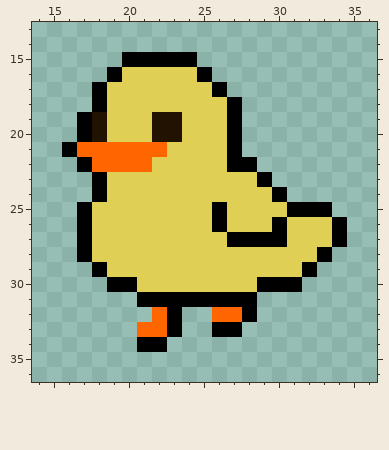
One commit to this pixel-art sprite: data/gfx/waddle_left_1.png. Above: the version before the commit.
The file is 1600x1600 pixels, drawn in blocks of 32x32; one block is one cell here. Shown: x 14..36, y 13..36.
After the commit:
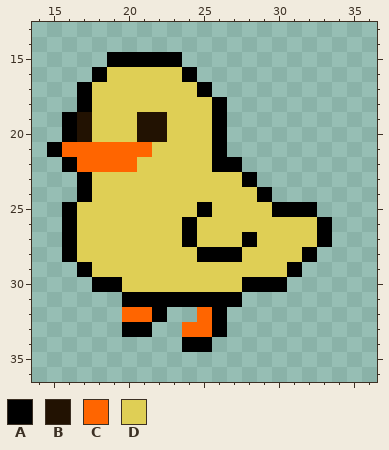
Palette (. is transparent): A #000000  B #221202  C #ff6500  D #dfcf55
The edit:
@@ x 14..36 @@
 14 .......................
-15 ......AAAAA............
-16 .....ADDDDDA...........
-17 ....ADDDDDDDA..........
-18 ....ADDDDDDDDA.........
-19 ...ABDDDBBDDDA.........
-20 ...ABDDDBBDDDA.........
-21 ..ACCCCCCDDDDA.........
-22 ...ACCCCDDDDDAA........
-23 ....ADDDDDDDDDDA.......
-24 ....ADDDDDDDDDDDA......
-25 ...ADDDDDDDDADDDDAAA...
-26 ...ADDDDDDDDADDDADDDA..
-27 ...ADDDDDDDDDAAAADDDA..
-28 ...ADDDDDDDDDDDDDDDA...
-29 ....ADDDDDDDDDDDDDA....
-30 .....AADDDDDDDDAAA.....
-31 .......AAAAAAAA........
-32 ........CA..CCA........
-33 .......CCA..AA.........
-34 .......AA..............
+15 .....AAAAA.............
+16 ....ADDDDDA............
+17 ...ADDDDDDDA...........
+18 ...ADDDDDDDDA..........
+19 ..ABDDDBBDDDA..........
+20 ..ABDDDBBDDDA..........
+21 .ACCCCCCDDDDA..........
+22 ..ACCCCDDDDDAA.........
+23 ...ADDDDDDDDDDA........
+24 ...ADDDDDDDDDDDA.......
+25 ..ADDDDDDDDADDDDAAA....
+26 ..ADDDDDDDADDDDDDDDA...
+27 ..ADDDDDDDADDDADDDDA...
+28 ..ADDDDDDDDAAADDDDA....
+29 ...ADDDDDDDDDDDDDA.....
+30 ....AADDDDDDDDAAA......
+31 ......AAAAAAAA.........
+32 ......CCA..CA..........
+33 ......AA..CCA..........
+34 ..........AA...........
 35 .......................
Boxes around the changes in both pictures, in picture pixels (x1, y1, x2, y2):
changed: (47, 52, 347, 352)
